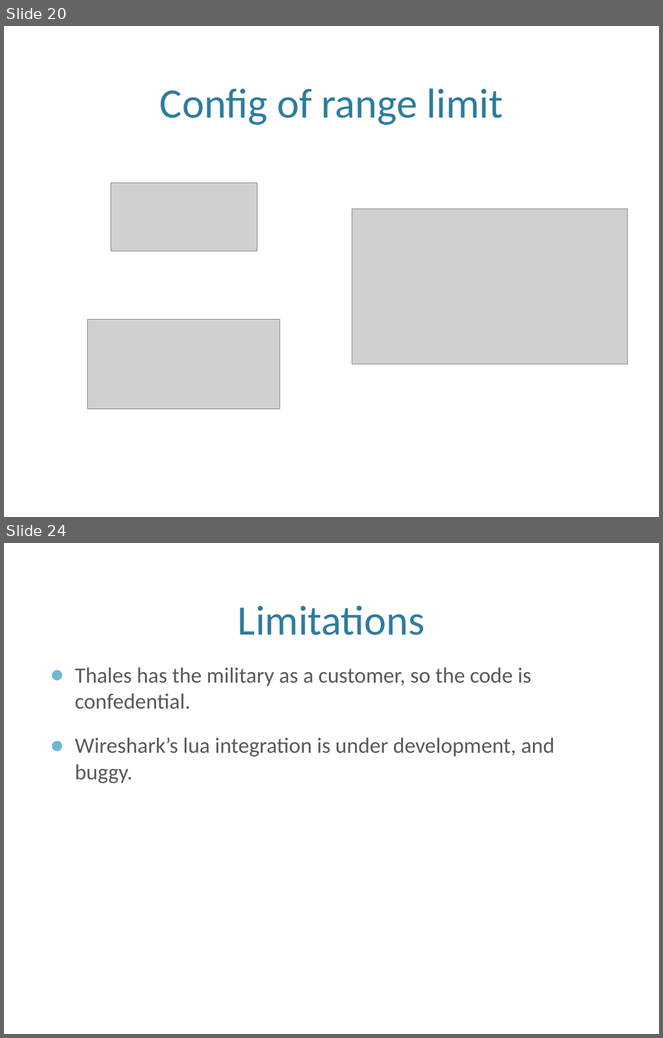
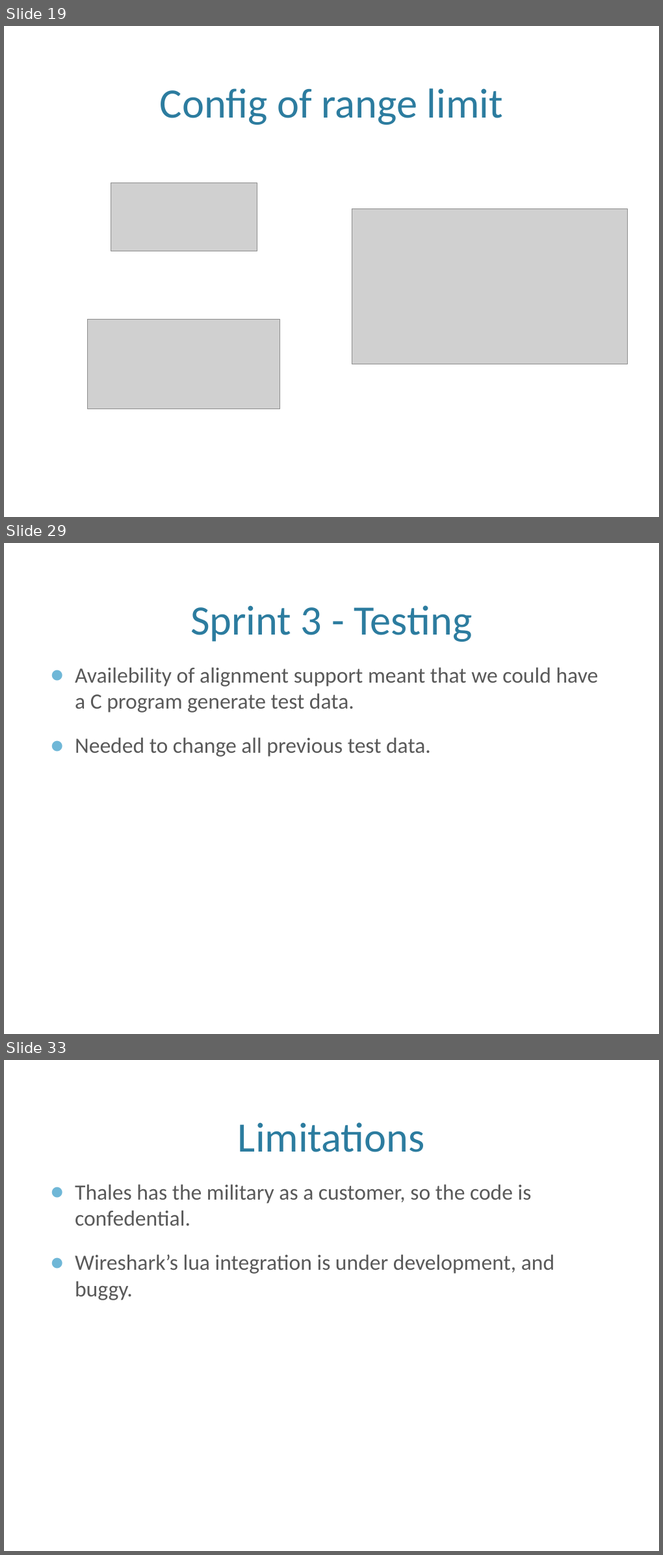
Before and after one commit to eventh/kpro9, a slide deck: presentation/TDT4290_FinalPresentasjon.pptx. Shown one above the other, each under a label of ours: slides 20 and 24 before the commit, slides 19, 29 and 33 after it; the slides between them are not shown. The pictures are 663x1038 and 663x1555 pixels, drawn with LibreOffice and Linux fonts; fonts in the diff are those of the drawing; grey boxes stand for pictures; background and template pictures are left out. Boxes give left, top, right and bottom in pixels: in the first picture for what was removed or moved away, otherwise in the second. Text is boxed around its words. In the diff, an @@ line names an element or a change of style, - is before the commit and + after.

```diff
--- a/presentation/TDT4290_FinalPresentasjon.pptx
+++ b/presentation/TDT4290_FinalPresentasjon.pptx
@@ slide 29 added at (x1=4, y1=543, x2=659, y2=1034), background picture (left out) @@
@@ title added at (x1=191, y1=605, x2=472, y2=642), 46 pt, text #2C7C9F @@
+Sprint 3 - Testing
@@ text added at (x1=75, y1=667, x2=599, y2=757), 24 pt, text #595959 @@
+● Availebility of alignment support meant that we could have a C program generate test data.
+● Needed to change all previous test data.
@@ what was slide 20 is now slide 19 @@
@@ what was slide 24 is now slide 33 @@
```
Also in this commit, not shown: 3 slides changed, 9 other slides added, 1 slide removed, 4 other files.
